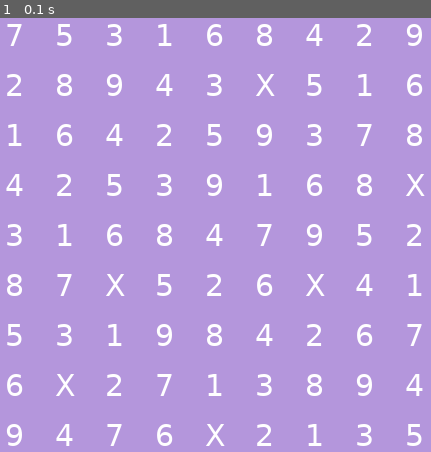
Above: before the commit, frame 1.
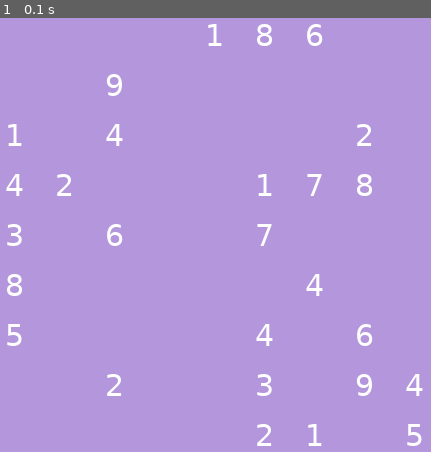
Above: after the commit, the same moment.

Repository: kinern/sudoku-pygame
Game: pygame game, started from main.py
Two runs of this game, one before a commit and one after it. Both use one fixed random seed, a clock stepped at 60 frames per second and the inputs below.
Inputs:
- Up to frame 1 (0.1 s): no input

The runs differ from the first frame. In frame 1, 5.1% of the frame differs, in the area x 1-99%, y 1-99%.

Commit message:
Finishing fill remaining cells function. Setting up removing cells.

Diff:
--- a/main.py
+++ b/main.py
@@ -15,8 +15,8 @@
 
     def generateMatrix(self):
         self.fillDiagonalSubmatrixes()
-        self.fillMissingSubMatrixes(0, self.sqrt)
-        #self.addMissingSquares()
+        self.fillMissingSubMatrixes()
+        self.addMissingSquares()
         print(self.matrix)
 
     def fillDiagonalSubmatrixes(self):
@@ -30,9 +30,8 @@
             cellIndex = random.randrange(0,rangeMax)
             subMatrixIndex = int(cellIndex / self.size)
             subMatrixMod = int(cellIndex % self.size)
-            remove = random.randrange(0, 5)
-            if ((remove == 0) and (self.matrix[subMatrixIndex][subMatrixMod] != 0)):
-                self.matrix[subMatrixIndex][subMatrixMod] = 0
+            if ((self.matrix[subMatrixIndex][subMatrixMod] != "")):
+                self.matrix[subMatrixIndex][subMatrixMod] = ""
                 left = left - 1
 
     def fillSubMatrix(self, row, col):
@@ -45,9 +44,10 @@
 
 
     def checkIfPlaceable(self, row, col, num):
-        return (self.unusedInRow(row, num) and
+        check = (self.unusedInRow(row, num) and
                 self.unusedInCol(col, num) and
                 self.unusedInBox(row-int(row % self.sqrt), col-int(col % self.sqrt), num))
+        return check
 
     def unusedInRow(self, row, num):
         for j in range(0, self.size):
@@ -68,32 +68,31 @@
                     return False
         return True
 
+    def hasEmptySquare(self, l):
+        for row in range(self.size):
+            for col in range(self.size):
+                if(self.matrix[row][col] == 0):
+                    l[0]= row
+                    l[1]= col
+                    return True
+        return False
 
-    def fillMissingSubMatrixes(self, row, col):
-        print("row, col",str(row)+","+str(col))
-        #Exit out of recursion if row is larger than matrix size
-        if (row == self.size):
+
+    def fillMissingSubMatrixes(self):
+        l = [0, 0]
+        if(self.hasEmptySquare(l) == False):
             return True
         else:
-            #If at the end of the column and not the last row, recursively call next row
-            if (row < self.size and col == self.size):
-                self.fillMissingSubMatrixes(row+1, 0)
-            else:
-                #Check if cell is not filled yet
-                if (self.matrix[row][col] == 0):
-                    for num in range(1,10):
-                        print("check:,"+str(row)+str(col)+str(num))
-                        if (self.checkIfPlaceable(row, col, num)):
-                            print("found")
-                            #Check and add number
-                            self.matrix[row][col] = num
-                            self.fillMissingSubMatrixes(row, col+1)
-                            return True
-                    if (self.matrix[row][col] == 0):
-                        self.matrix[row][col] = "X"
+            row = l[0]
+            col = l[1]
+            for num in range(1, self.size+1):
+                if(self.checkIfPlaceable(row, col, num)):
+                    self.matrix[row][col]= num
+                    if(self.fillMissingSubMatrixes()):
+                        return True
+                    self.matrix[row][col] = 0
+            return False
 
-                #matrix cell is now (or already) filled, increment column
-                self.fillMissingSubMatrixes(row, col+1)
 
 
 def main():
@@ -110,7 +109,7 @@
     screen.fill(bgColor)
 
 
-    matrix = SudokuMatrix(9, 0)
+    matrix = SudokuMatrix(9, 54)
     matrix.generateMatrix()
 
     pygame.font.init()
